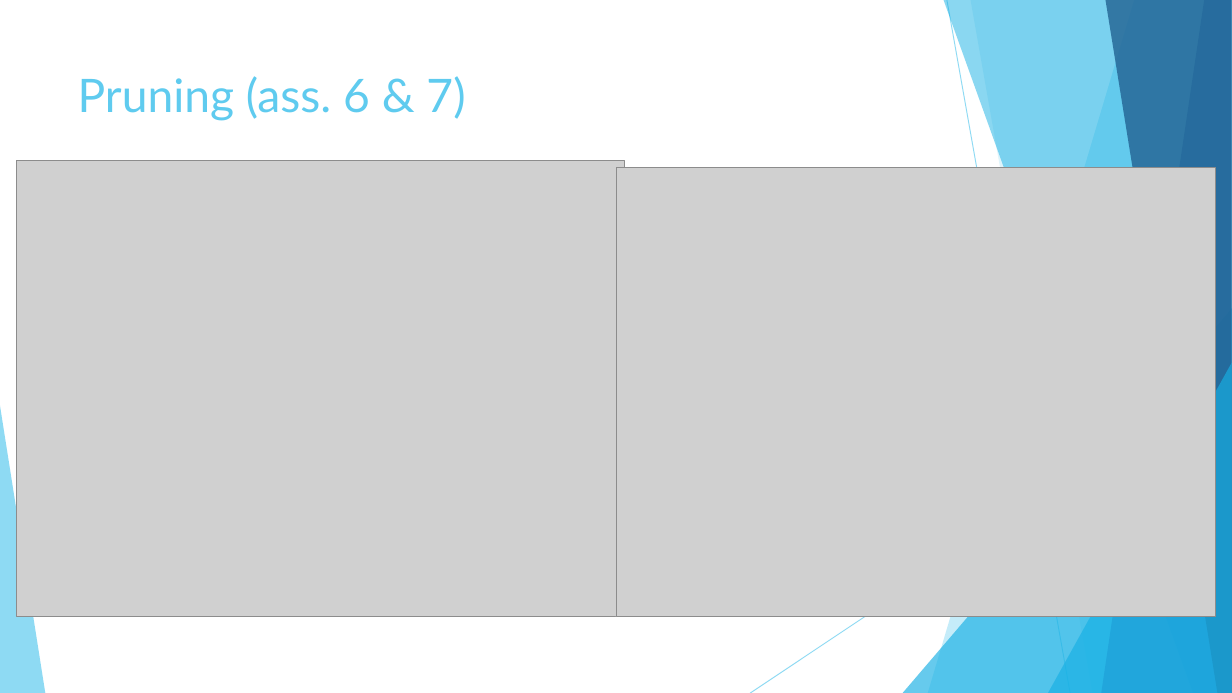
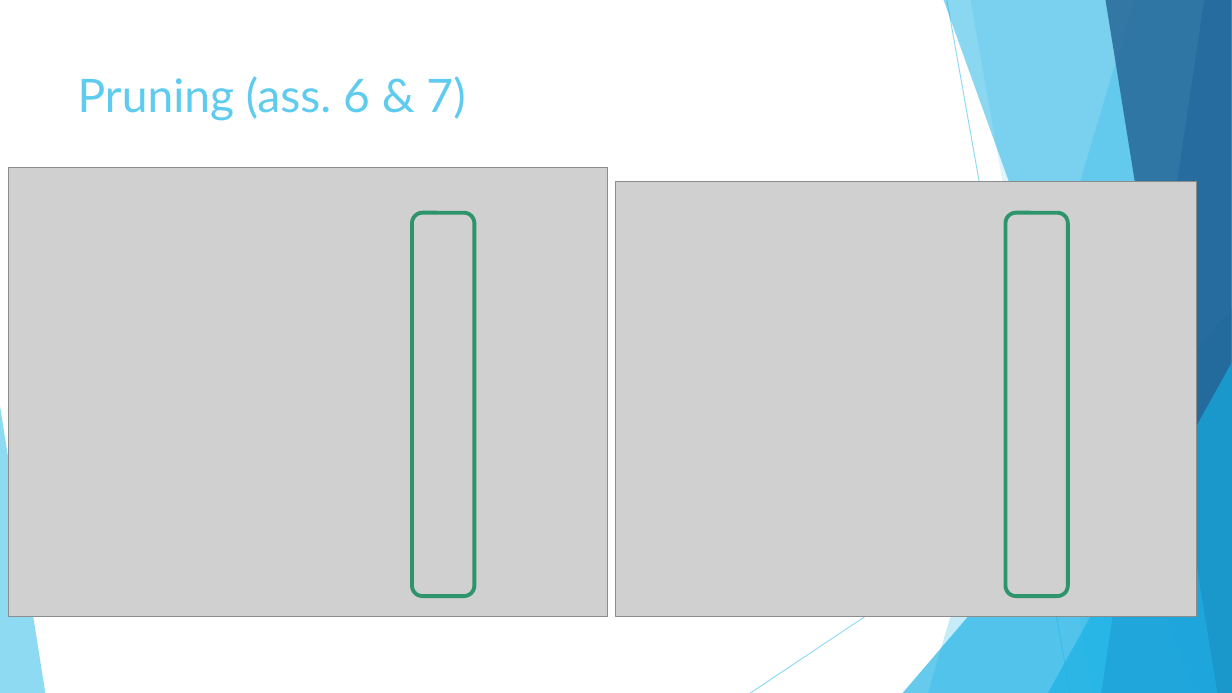
Before and after one commit to Ivan-Klabucar/Machine-Learning, a slide deck: slide 9 of Presentation3.pptx (slide 7 before the commit). Drawn at 1232x693 pixels with LibreOffice and Linux fonts; fonts in the diff are those of the drawing; grey boxes stand for pictures. Boxes give left, top, right and bottom in pixels: in the first picture for what was removed or moved away, otherwise in the second. Text is boxed around its words. In the diff, an @@ line names an element or a change of style, - is before the commit and + after.

```diff
--- a/Presentation3.pptx
+++ b/Presentation3.pptx
@@ picture: place and size @@
-picture at <box>616,167,1215,616</box>
+picture at <box>8,167,607,616</box>
@@ picture: place and size @@
-picture at <box>17,161,625,617</box>
+picture at <box>616,181,1197,616</box>
@@ rounded rectangle added at <box>412,213,474,596</box>, outline #2E946B 3 pt @@
@@ rounded rectangle added at <box>1006,213,1067,596</box>, outline #2E946B 3 pt @@
```
Also in this commit, not shown: 3 other slides changed, 4 slides added, 2 slides removed.
